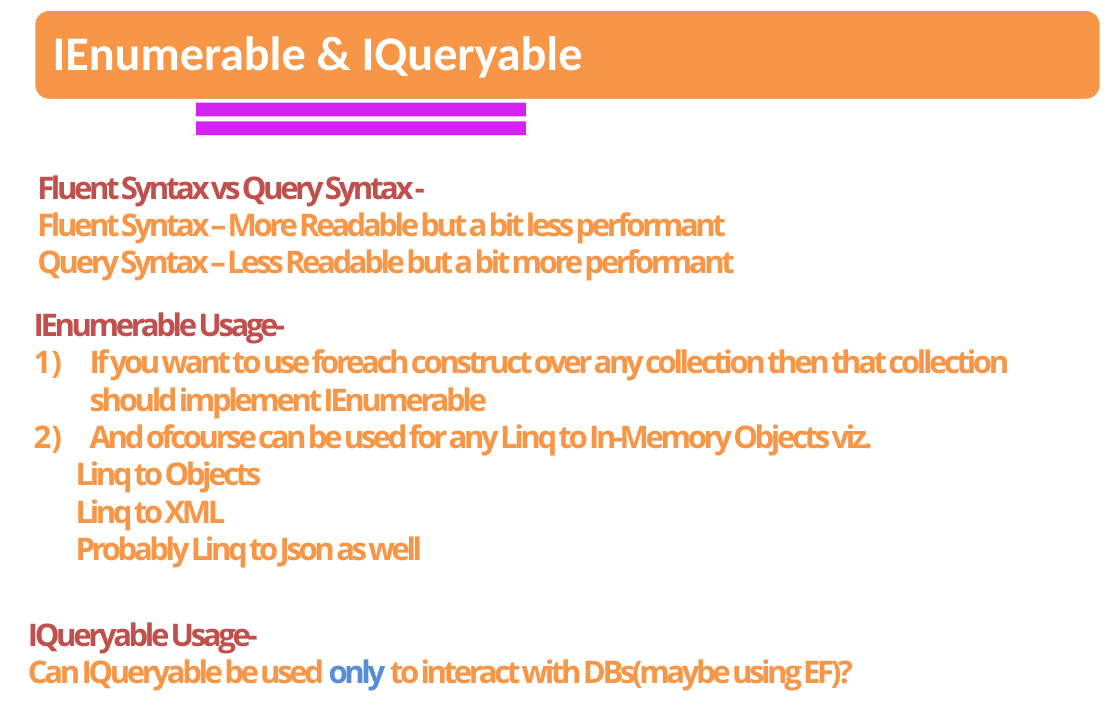
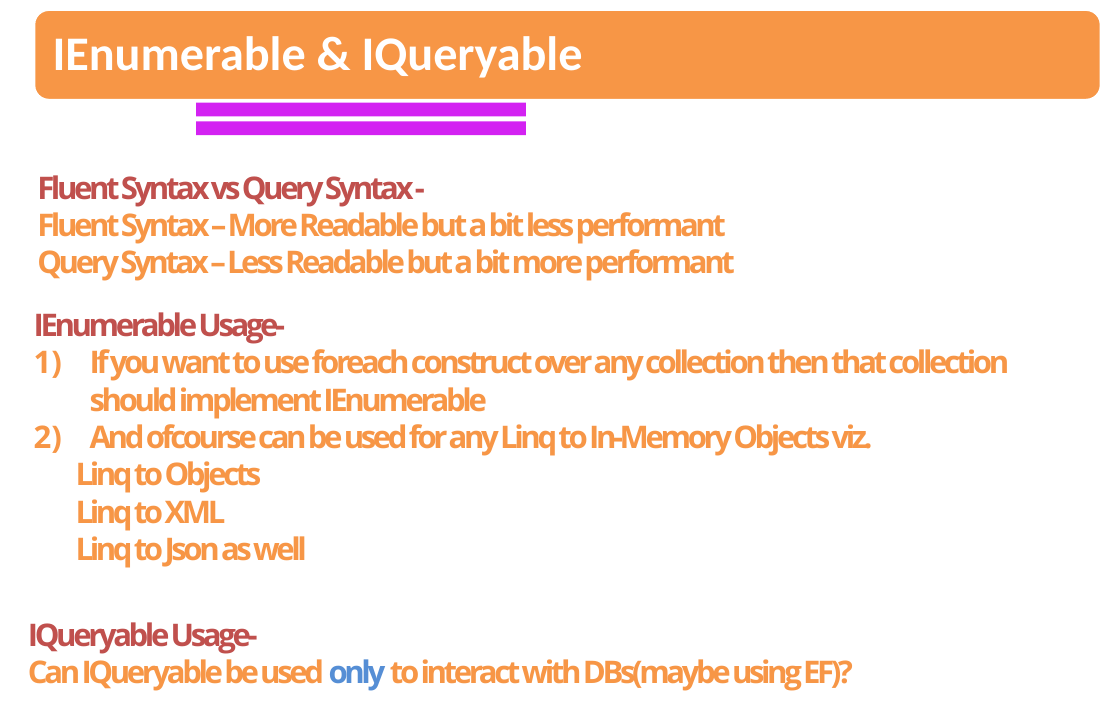
Before and after one commit to sandipray63in/Some_Self_Learning_Decks, a slide deck: slide 47 of Programming Paradigms.pptx. Drawn at 1120x728 pixels with LibreOffice and Linux fonts; fonts in the diff are those of the drawing. Boxes give left, top, right and bottom in pixels: in the first picture for what was removed or moved away, otherwise in the second. Text is boxed around its words. In the diff, an @@ line names an element or a change of style, - is before the commit and + after.

```diff
--- a/Programming Paradigms.pptx
+++ b/Programming Paradigms.pptx
@@ text at (x1=76, y1=536, x2=307, y2=568): text changed @@
-Probably Linq to Json as well
+Linq to Json as well
```
Also in this commit, not shown: 4 other slides changed.
